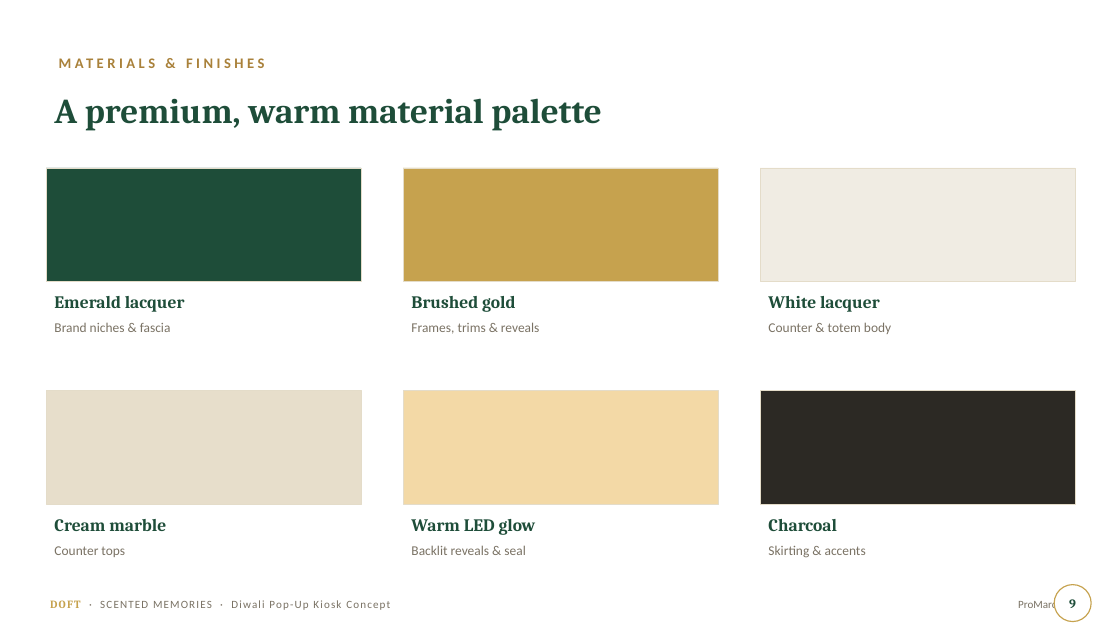
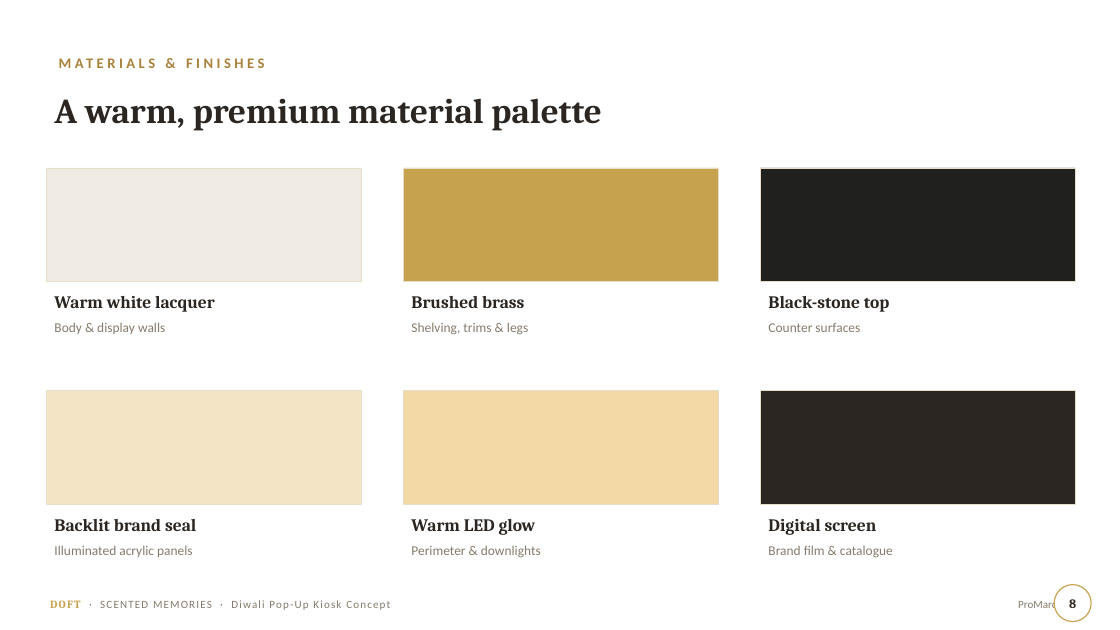
Before and after one commit to nky1103/Projects, a slide deck: slide 8 of doft_diwali_popup/Doft_Kiosk_Concept_Presentation.pptx (slide 9 before the commit). Drawn at 1120x630 pixels with LibreOffice and Linux fonts; fonts in the diff are those of the drawing. Boxes give left, top, right and bottom in pixels: in the first picture for what was removed or moved away, otherwise in the second. Text is boxed around its words. In the diff, an @@ line names an element or a change of style, - is before the commit and + after.

```diff
--- a/doft_diwali_popup/Doft_Kiosk_Concept_Presentation.pptx
+++ b/doft_diwali_popup/Doft_Kiosk_Concept_Presentation.pptx
@@ text at (x1=54, y1=98, x2=601, y2=130): text changed; text colour #1E4D39 to #2B2621 @@
-A premium, warm material palette
+A warm, premium material palette
@@ rectangle at (x1=46, y1=168, x2=361, y2=281): fill #1E4D39 to #F0ECE3; outline #E4DCC9 0.75 pt to #E6DECB 0.75 pt @@
@@ rectangle at (x1=760, y1=168, x2=1075, y2=281): fill #F0ECE3 to #20201E; outline #E4DCC9 0.75 pt to #E6DECB 0.75 pt @@
@@ text at (x1=54, y1=296, x2=215, y2=312): text changed; text colour #1E4D39 to #2B2621 @@
-Emerald lacquer
+Warm white lacquer
@@ text at (x1=411, y1=296, x2=524, y2=308): text changed; text colour #1E4D39 to #2B2621 @@
-Brushed gold
+Brushed brass
@@ text at (x1=768, y1=296, x2=889, y2=312): text changed; text colour #1E4D39 to #2B2621 @@
-White lacquer
+Black-stone top
@@ text at (x1=54, y1=322, x2=165, y2=334): text changed; text colour #7A7264 to #857B6C @@
-Brand niches & fascia
+Body & display walls
@@ text at (x1=411, y1=322, x2=528, y2=335): text changed; text colour #7A7264 to #857B6C @@
-Frames, trims & reveals
+Shelving, trims & legs
@@ text at (x1=768, y1=323, x2=860, y2=332): text changed; text colour #7A7264 to #857B6C @@
-Counter & totem body
+Counter surfaces
@@ text at (x1=54, y1=519, x2=196, y2=531): text changed; text colour #1E4D39 to #2B2621 @@
-Cream marble
+Backlit brand seal
@@ text "Warm LED glow" at (x1=411, y1=519, x2=536, y2=535): text colour #1E4D39 to #2B2621 @@
@@ text at (x1=768, y1=519, x2=877, y2=535): text changed; text colour #1E4D39 to #2B2621 @@
-Charcoal
+Digital screen
@@ text at (x1=54, y1=545, x2=193, y2=557): text changed; text colour #7A7264 to #857B6C @@
-Counter tops
+Illuminated acrylic panels
@@ text at (x1=411, y1=545, x2=541, y2=557): text changed; text colour #7A7264 to #857B6C @@
-Backlit reveals & seal
+Perimeter & downlights
@@ text at (x1=768, y1=545, x2=893, y2=557): text changed; text colour #7A7264 to #857B6C @@
-Skirting & accents
+Brand film & catalogue
@@ text "ProMarcom" at (x1=1018, y1=599, x2=1071, y2=612): text colour #7A7264 to #857B6C @@
@@ text at (x1=1069, y1=599, x2=1076, y2=608): text changed; text colour #1E4D39 to #2B2621 @@
-9
+8
```
Also in this commit, not shown: 8 other slides changed, 3 slides added, 4 slides removed, 9 other files.
